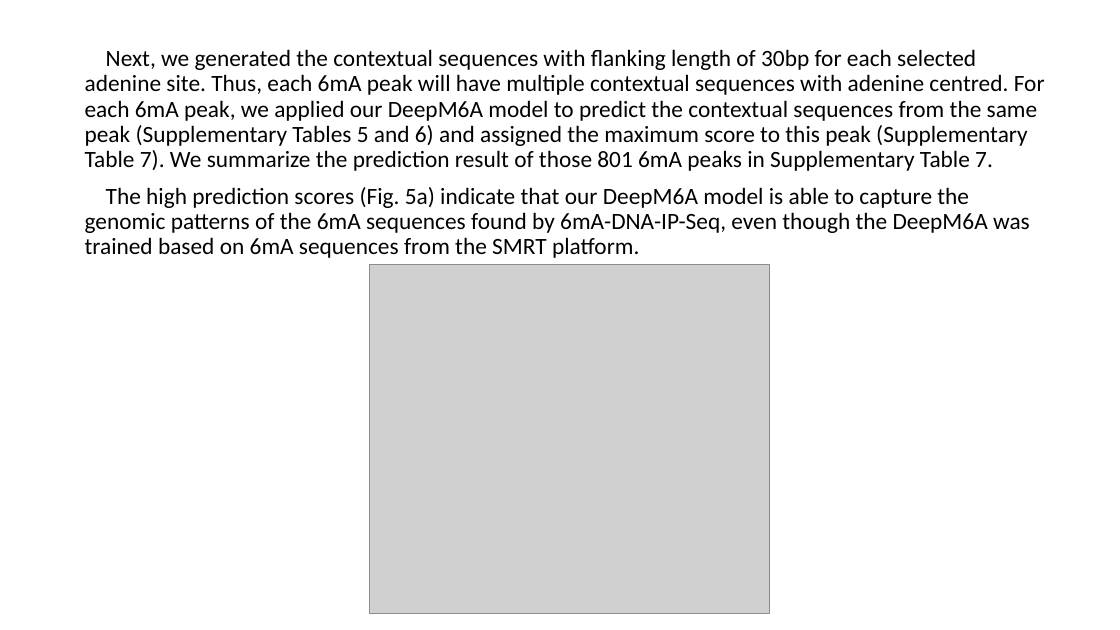
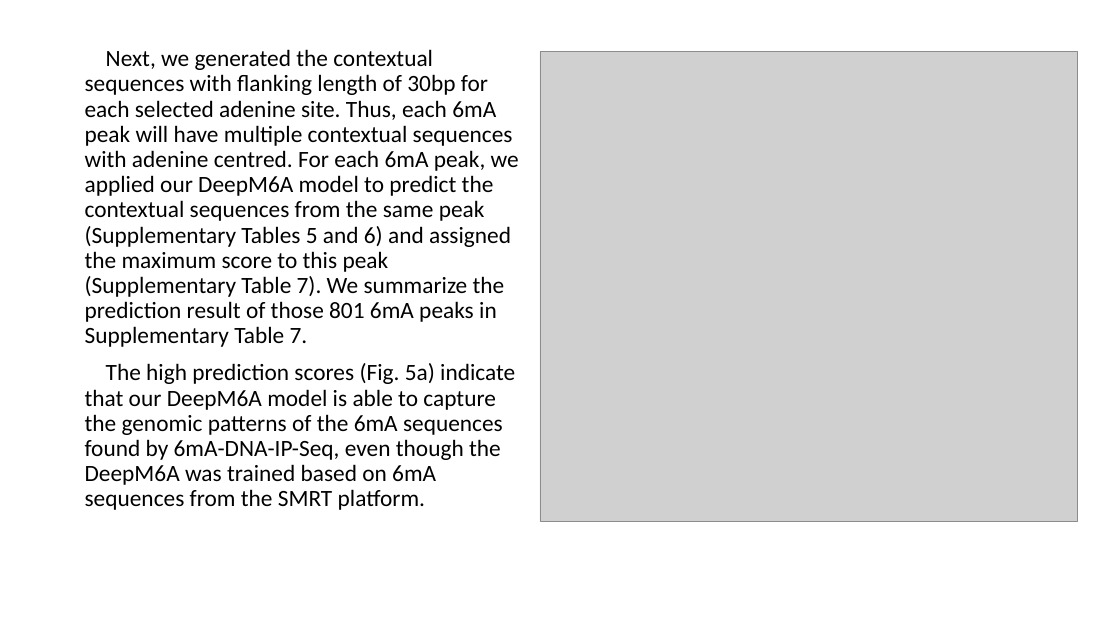
Before and after one commit to YanChengHuang/paper_implement, a slide deck: slide 15 of DeepM6A/presentation/DeepM6A_meth.pptx. Drawn at 1120x630 pixels with LibreOffice and Linux fonts; fonts in the diff are those of the drawing; grey boxes stand for pictures. Boxes give left, top, right and bottom in pixels: in the first picture for what was removed or moved away, otherwise in the second. Text is boxed around its words. In the diff, an @@ line names an element or a change of style, - is before the commit and + after.

```diff
--- a/DeepM6A/presentation/DeepM6A_meth.pptx
+++ b/DeepM6A/presentation/DeepM6A_meth.pptx
@@ text "Next, we generated the contextual ..." rewrapped from <box>85,49,1045,258</box> to <box>85,49,519,510</box> @@
@@ picture: place and size @@
-picture at <box>370,265,770,614</box>
+picture at <box>540,52,1078,522</box>
```
Also in this commit, not shown: 4 other slides changed, 1 slide added, 1 slide removed, 1 other file.
